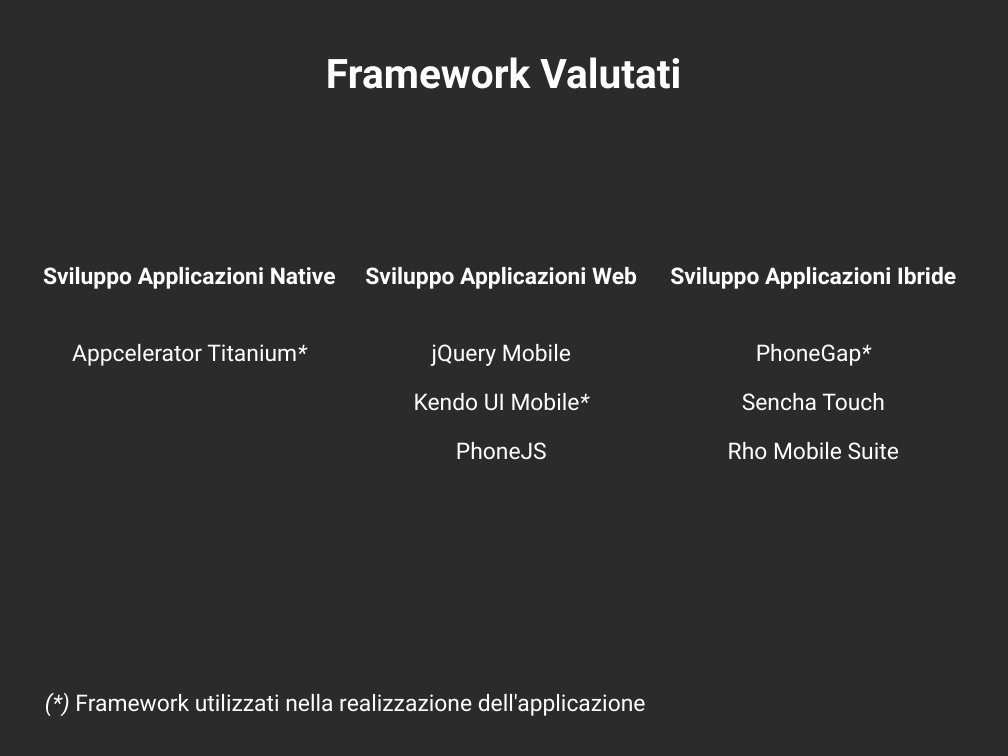
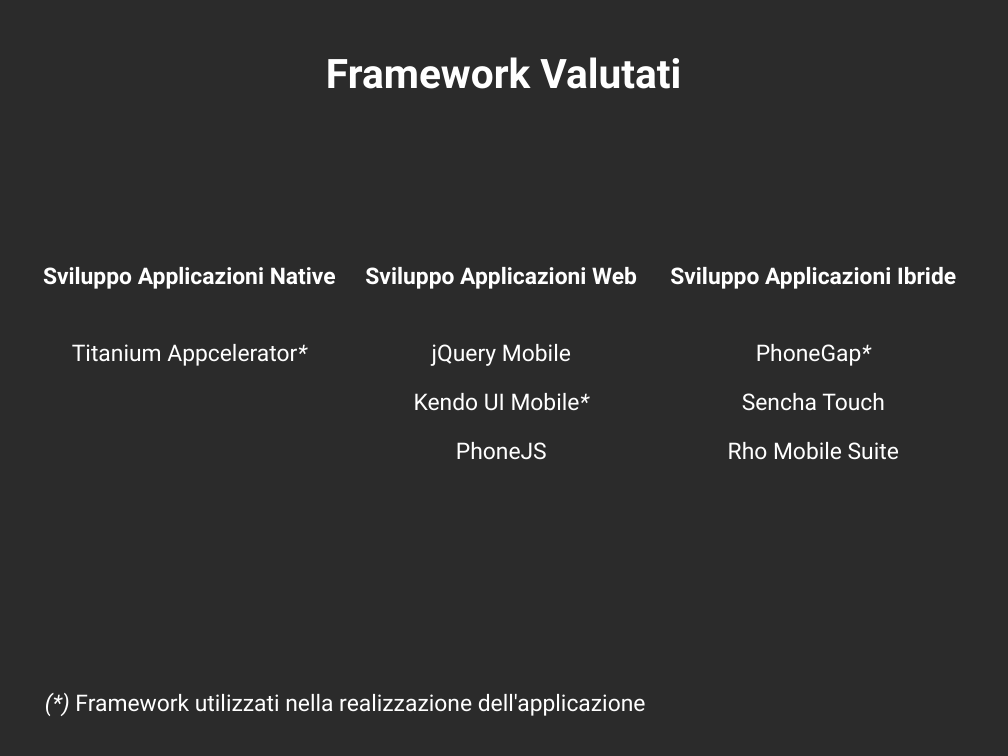
Before and after one commit to mircobe87/tesi-crossplatform, a slide deck: slide 3 of presentazione/presentazione.odp. Drawn at 1008x756 pixels with LibreOffice and Linux fonts; fonts in the diff are those of the drawing; background and template pictures are left out; a plain dark background stands for a picture behind light text. Boxes give left, top, right and bottom in pixels: in the first picture for what was removed or moved away, otherwise in the second. Text is boxed around its words. In the diff, an @@ line names an element or a change of style, - is before the commit and + after.

Commit message:
aggiunte diapositive titanium e phonegap

```diff
--- a/presentazione/presentazione.odp
+++ b/presentazione/presentazione.odp
@@ table at (34, 259, 970, 478) @@
-row 2, column 1: Appcelerator Titanium*
+row 2, column 1: Titanium Appcelerator*
```
Also in this commit, not shown: 4 other slides changed, 2 slides added.
